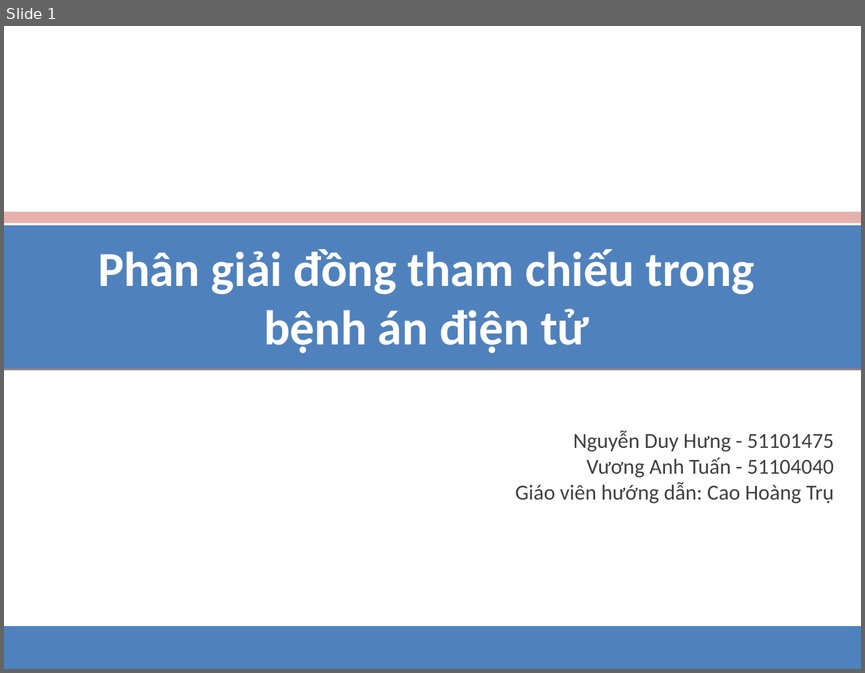
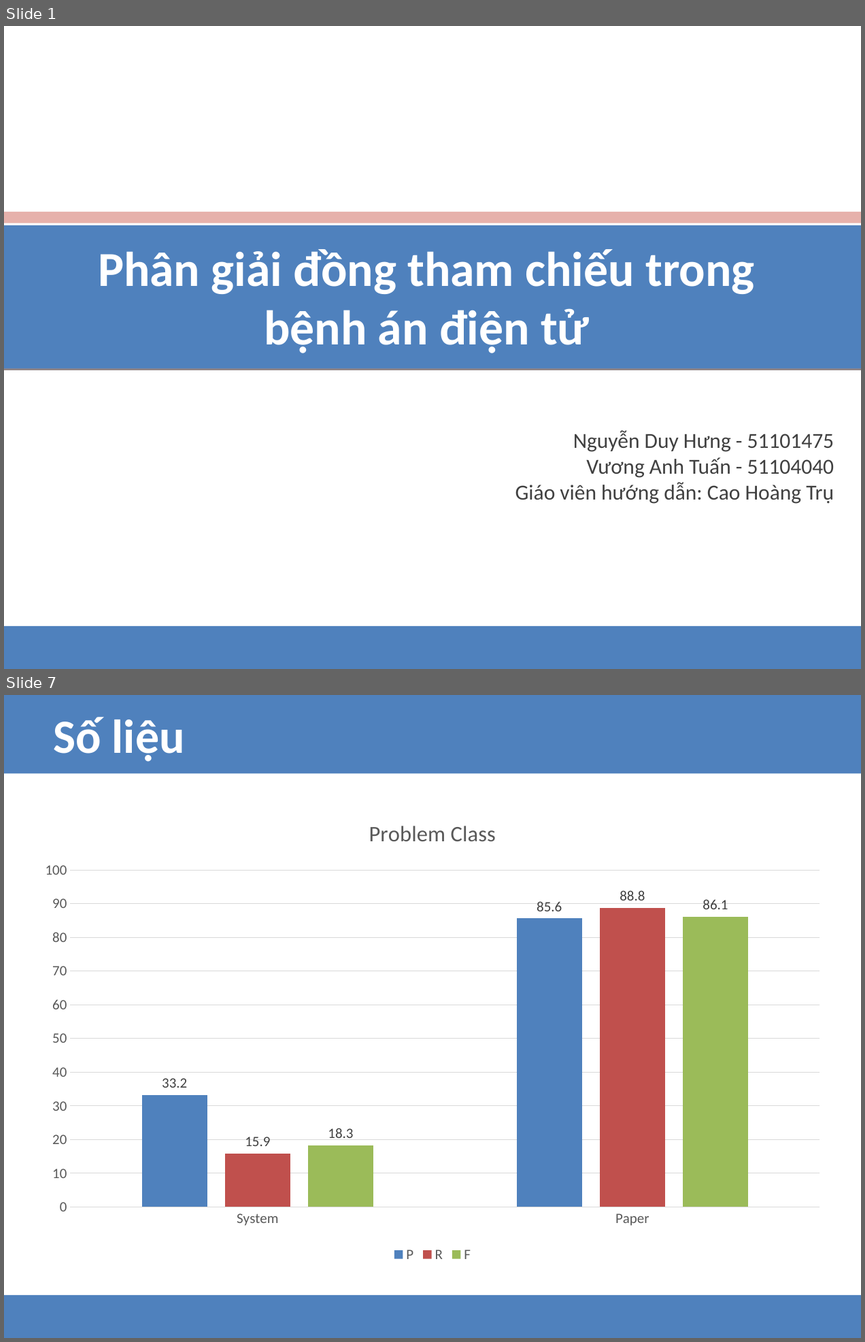
Before and after one commit to hungnd1475/graduate-thesis-hcmut-2015, a slide deck: reports/lvtn/presentation.pptx. Shown one above the other, each under a label of ours: slide 1 before the commit, slides 1 and 7 after it; the slides between them are not shown. The pictures are 865x673 and 865x1342 pixels, drawn with LibreOffice and Linux fonts; fonts in the diff are those of the drawing. Boxes give left, top, right and bottom in pixels: in the first picture for what was removed or moved away, otherwise in the second. Text is boxed around its words. In the diff, an @@ line names an element or a change of style, - is before the commit and + after.

```diff
--- a/reports/lvtn/presentation.pptx
+++ b/reports/lvtn/presentation.pptx
@@ slide 7 added at <box>4,695,861,1338</box>, background #FFFFFF @@
@@ rectangle added at <box>4,695,861,774</box>, fill #4F81BD @@
@@ text added at <box>53,717,185,762</box>, 40 pt, text #FFFFFF, bold @@
+Số liệu
@@ column chart added at <box>29,802,836,1266</box> @@
+title "Problem Class "
+categories: System, Paper
+P: 33.2, 85.6
+R: 15.9, 88.8
+F: 18.3, 86.1
@@ rectangle added at <box>4,1295,861,1338</box>, fill #4F81BD @@
```
Also in this commit, not shown: 1 slide changed, 6 other slides added, 5 slides removed.
